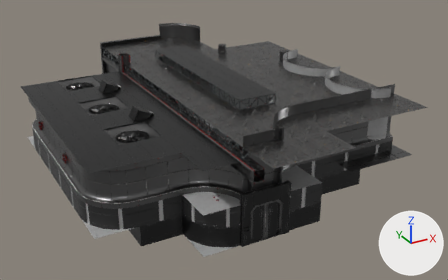
Two versions of the glTF model demo90/demo-layout-fans.glb, one commit apart.
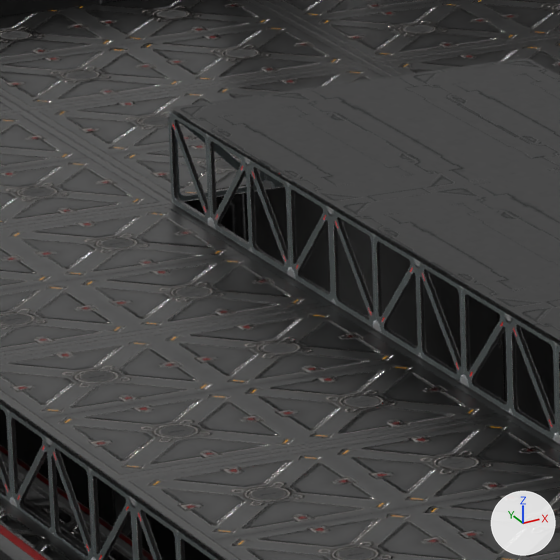
Old and new are each drawn whole from a camera (50 mm lens) standing at (-23.6, -67.2, 29.9) and looking at (5.9, -13.5, 3.1) and again close up on the part from 31% to 42% of the width and 14% to 31% of the height. Lighting does not change. The marker at lower right points along +X, +Y and +Z. Where no turn or scale is listed for an object, it has been applied to the vertices.

Names of what the first close-up shows: 'Column_MetalSupport.009', 'Column_MetalSupport.010', 'Platform_DarkPlates.021', 'Platform_DarkPlates.022', 'Platform_X.001', 'Platform_X.002', 'Platform_X.003', 'Platform_X.004', 'Platform_X.005', 'Platform_X.006', 'Platform_X.015', 'ShortWall_Band2_Corner_Outer'.
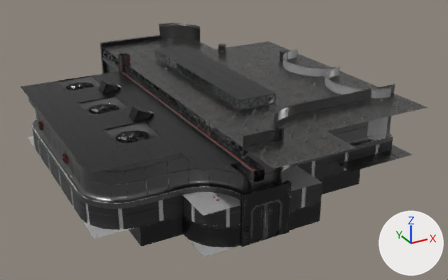
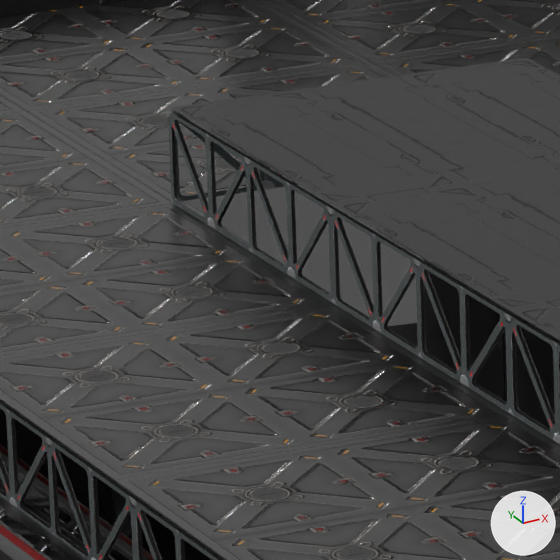
Pixel boxes (x1, y1, x2, y2) of what changed, in the close-ups (560 x 560 px):
'Screen2', added: after (185, 185, 424, 326)

Edits to the bpy script that builds the scene:
```text
Add me_plane_003:
    me_plane_003.from_pydata([(1.56, -0.55, 1.55), (1.63, 0.27, -1.55), (-1.63, -0.27, 1.55), (-1.56, 0.55, -1.55)], [], [(0, 1, 3), (0, 3, 2)])
Add ob_screen2:
    ob_screen2 = bpy.data.objects.new('Screen2', me_plane_003)
    ob_screen2.location = (8.371, 7.054, 6.43)
```
